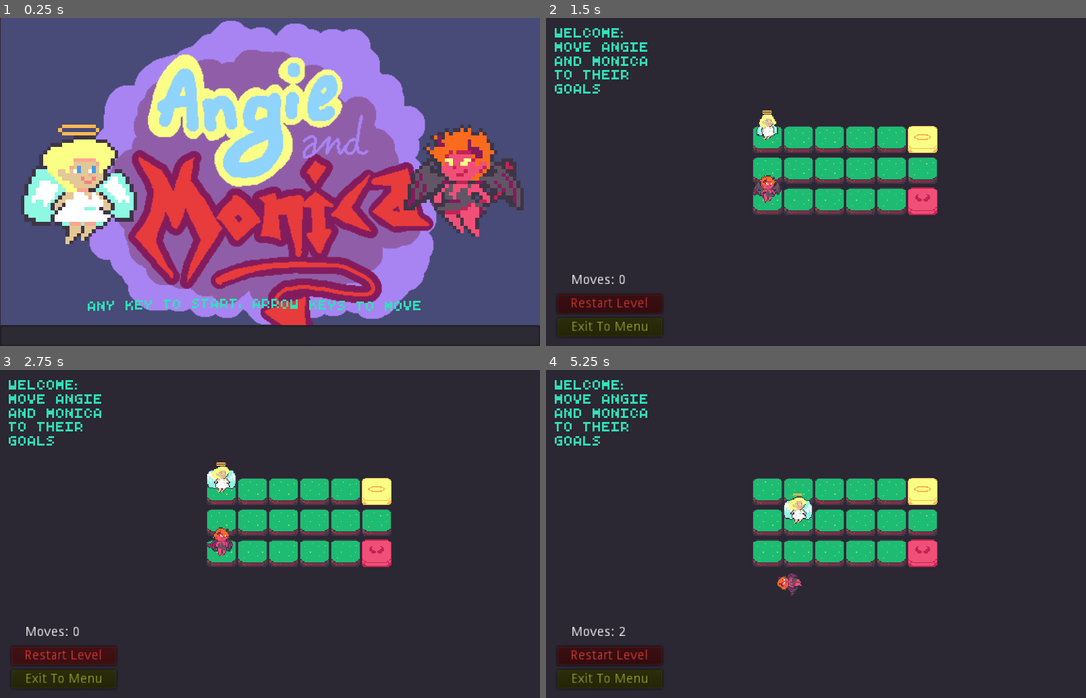
Above: before the commit, frames 1-4 (two rows, left to right).
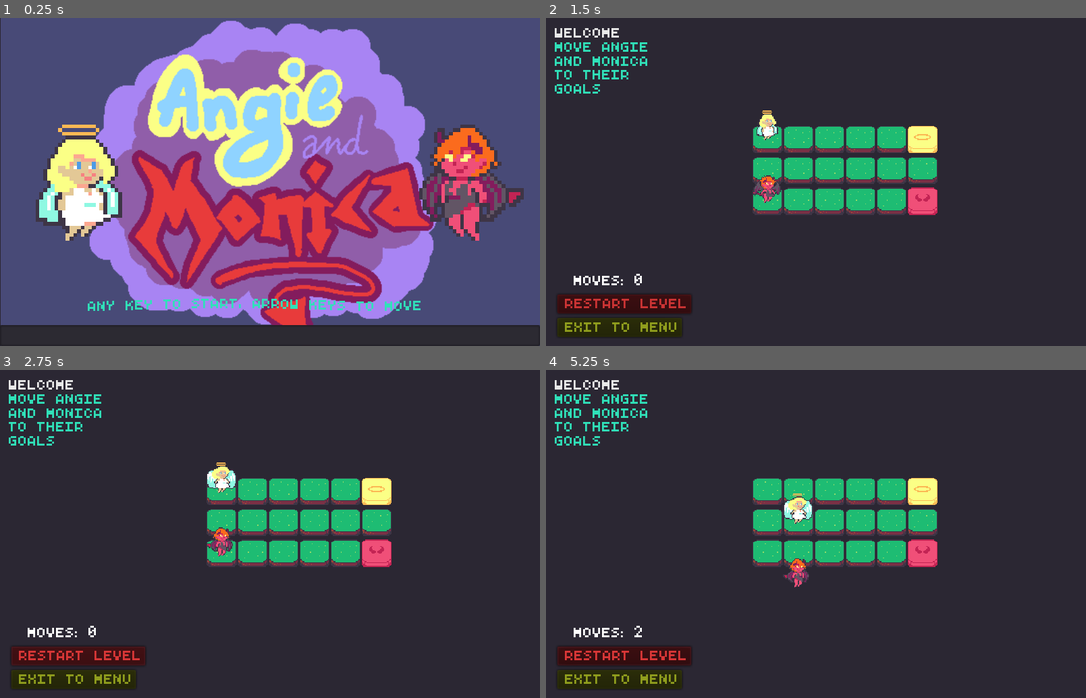
Above: after the commit, the same moments.

Repository: JRo-Robros/Angie-and-Monica
Game: Godot game, scene res://Title.tscn
Two runs of this game, one before a commit and one after it. Both use one fixed random seed, a clock stepped at 60 frames per second and the inputs below.
Inputs (mouse positions are in pixels of both pictures, inside the frame that each line leads up to):
- Up to frame 1 (0.25 s): no input
- Up to frame 2 (1.5 s): click (816, 336) at 0.52 s; type "Alex" at 0.6 s; tap Enter at 1.25 s; move the mouse to (934, 165) at 1.27 s; hold Right (ui_right) from 1.28 s (still down); click (934, 165) at 1.42 s
- Up to frame 3 (2.75 s): release Right (ui_right) at 2 s; click "Restart Level" at 2 s
- Up to frame 4 (5.25 s): click "Restart Level" at 2.75 s; click "Restart Level" at 3.5 s; move the mouse to (708, 550) at 4.27 s; hold Down (ui_down) 4.28-5.03 s; move the mouse to (870, 461) at 5.02 s; hold Right (ui_right) from 5.03 s (still down)

The runs differ from the first frame. In frame 1, 5.9% of the frame differs, in the area x 3-97%, y 32-69%; in frame 2, 1.5%; in frame 3, 1.5%; in frame 4, 1.8%.
Error after the commit: Attempt to call function 'is_playing' in base 'null instance' on a null instance. (res://Scripts/Devil.gd:107)

Commit message:
Level Summary v1

Diff:
--- /dev/null
+++ b/Font.tres
@@ -0,0 +1,6 @@
+[gd_resource type="DynamicFont" load_steps=2 format=2]
+
+[ext_resource path="res://Assets/RETRO_SPACE_INV.ttf" type="DynamicFontData" id=1]
+
+[resource]
+font_data = ExtResource( 1 )
--- a/Game.tscn
+++ b/Game.tscn
@@ -1,19 +1,21 @@
-[gd_scene load_steps=11 format=2]
+[gd_scene load_steps=12 format=2]
 
 [ext_resource path="res://Angel.tscn" type="PackedScene" id=1]
 [ext_resource path="res://Devil.tscn" type="PackedScene" id=2]
 [ext_resource path="res://Scripts/Level.gd" type="Script" id=3]
-[ext_resource path="res://Assets/RETRO_SPACE_INV.ttf" type="DynamicFontData" id=4]
+[ext_resource path="res://Font.tres" type="DynamicFont" id=4]
 [ext_resource path="res://Scripts/Game.gd" type="Script" id=5]
 [ext_resource path="res://Assets/SFX/FallSplat.wav" type="AudioStream" id=6]
 [ext_resource path="res://Assets/SFX/SoftNope.wav" type="AudioStream" id=7]
 [ext_resource path="res://Assets/SFX/Good.wav" type="AudioStream" id=8]
-
-[sub_resource type="DynamicFont" id=1]
-font_data = ExtResource( 4 )
+[ext_resource path="res://Assets/RETRO_SPACE_INV.ttf" type="DynamicFontData" id=9]
 
 [sub_resource type="RectangleShape2D" id=2]
 extents = Vector2( 160, 3 )
+
+[sub_resource type="DynamicFont" id=3]
+size = 24
+font_data = ExtResource( 9 )
 
 [node name="Game" type="Node2D"]
 script = ExtResource( 5 )
@@ -35,8 +37,10 @@
 size_flags_horizontal = 3
 size_flags_vertical = 3
 custom_colors/default_color = Color( 0.188235, 0.882353, 0.72549, 1 )
-custom_fonts/normal_font = SubResource( 1 )
-text = "Level "
+custom_fonts/normal_font = ExtResource( 4 )
+bbcode_enabled = true
+bbcode_text = "Level"
+text = "Level"
 fit_content_height = true
 __meta__ = {
 "_edit_use_anchors_": false
@@ -94,31 +98,32 @@
 "_edit_use_anchors_": false
 }
 
-[node name="VBoxContainer" type="VBoxContainer" parent="."]
+[node name="LevelSummary" type="Panel" parent="."]
 visible = false
 margin_left = 111.0
 margin_top = 1.0
 margin_right = 508.0
 margin_bottom = 346.0
+grow_horizontal = 2
+grow_vertical = 2
+size_flags_horizontal = 3
+size_flags_vertical = 3
+
+[node name="VBoxContainer" type="VBoxContainer" parent="LevelSummary"]
+margin_right = 397.0
+margin_bottom = 345.0
 rect_pivot_offset = Vector2( -374, 182 )
 alignment = 1
 __meta__ = {
 "_edit_use_anchors_": false
 }
 
-[node name="Panel" type="Panel" parent="VBoxContainer"]
+[node name="Breakdown" type="RichTextLabel" parent="LevelSummary/VBoxContainer"]
+margin_top = 154.0
 margin_right = 397.0
-margin_bottom = 345.0
-grow_horizontal = 2
-grow_vertical = 2
-size_flags_horizontal = 3
-size_flags_vertical = 3
-
-[node name="LevelName" type="RichTextLabel" parent="VBoxContainer/Panel"]
-margin_right = 397.0
-margin_bottom = 15.0
+margin_bottom = 166.0
 custom_colors/default_color = Color( 0.188235, 0.882353, 0.72549, 1 )
-custom_fonts/normal_font = SubResource( 1 )
+custom_fonts/normal_font = SubResource( 3 )
 bbcode_enabled = true
 bbcode_text = "[center]Level Summary[/center]"
 text = "Level Summary"
@@ -127,7 +132,34 @@
 "_edit_use_anchors_": false
 }
 
-[node name="FallSplat" type="AudioStreamPlayer" parent="."]
+[node name="Advance" type="Button" parent="LevelSummary/VBoxContainer"]
+margin_left = 158.0
+margin_top = 170.0
+margin_right = 238.0
+margin_bottom = 190.0
+size_flags_horizontal = 4
+size_flags_vertical = 8
+text = "Next Level"
+
+[node name="Spacer" type="Control" parent="LevelSummary/VBoxContainer"]
+margin_right = 3.0
+margin_bottom = 3.0
+rect_min_size = Vector2( 3, 3 )
+
+[node name="Retry" type="Button" parent="LevelSummary/VBoxContainer"]
+self_modulate = Color( 0.909804, 0.231373, 0.231373, 1 )
+margin_left = -99.0
+margin_top = 294.0
+margin_right = 43.0
+margin_bottom = 314.0
+size_flags_horizontal = 4
+size_flags_vertical = 4
+text = "Retry Level"
+__meta__ = {
+"_edit_use_anchors_": false
+}
+
+[node name="FallSplat" type="AudioStreamPlayer" parent="LevelSummary/VBoxContainer"]
 stream = ExtResource( 6 )
 volume_db = 6.0
 
@@ -147,3 +179,5 @@
 [connection signal="body_entered" from="Bounds" to="." method="_on_Bounds_body_entered"]
 [connection signal="pressed" from="Button" to="." method="_reset_level"]
 [connection signal="pressed" from="Button2" to="." method="_on_exittomenu_pressed"]
+[connection signal="pressed" from="LevelSummary/VBoxContainer/Advance" to="." method="advance"]
+[connection signal="pressed" from="LevelSummary/VBoxContainer/Retry" to="." method="_reset_level"]
--- a/Scripts/Game.gd
+++ b/Scripts/Game.gd
@@ -6,7 +6,12 @@
 
 var receive_input := 0
 var level := 1
+var levelName := ""
+var levelDesc := ""
+var levelMoves := 15
+var levelTime := 300
 var moves := 0
+var time := 0
 var game_is_over := false
 
 signal input_received
@@ -65,6 +70,9 @@
 		body.on_tile(0)
 
 func _on_Level_level_initialized():
+	$hud_level.bbcode_text = "[color=#e9e9e9]"+levelName+"[/color]"
+	$hud_level.append_bbcode("\n")
+	$hud_level.append_bbcode(levelDesc)
 	moves = -1
 	increment_moves()
 	game_is_over = false
@@ -74,6 +82,7 @@
 	devil.is_active = true
 
 func _reset_level():
+	$LevelSummary.visible = false
 	receive_input = 0
 	yield(get_tree().create_timer(0.5), "timeout")
 	levelController.reset()
@@ -85,15 +94,29 @@
 	receive_input = 0
 	$Good.play()
 	yield(get_tree().create_timer(0.5), "timeout")
-#	show_level_summary()
+	show_level_summary()
+
+func _on_exittomenu_pressed():
+	return
+
+func show_level_summary():
+	$LevelSummary.visible = true
+	var bd = "[center]Well Done!\n\n"
+	bd += "Moves: " + str(moves) + "\n\n"
+	if moves-levelMoves == 0:
+		bd += "3 Stars"
+	elif moves-levelMoves < 3:
+		bd += "2 Stars"
+	else:
+		bd += "1 Star"
+	bd += "\n\n[/center]"
+
+	$LevelSummary/VBoxContainer/Breakdown.bbcode_text = bd
+	$LevelSummary/VBoxContainer/Advance.grab_focus()
+
+func advance():
+	$LevelSummary.visible = false
 	if LevelsData.level_exists(level):
 		levelController.initialize_level(LevelsData.get_level_data(level))
 	else:
 		print('You win!!')
-
-func _on_exittomenu_pressed():
-	return
-
-#func show_level_summary():
-#	$VBoxContainer.visible = true
-#	$VBoxContainer/ColorRect/LevelName.append_bbcode("/n/nGreat Job!")
--- a/Scripts/Level.gd
+++ b/Scripts/Level.gd
@@ -2,7 +2,7 @@
 
 onready var angel = get_parent().get_node("Angel")
 onready var devil = get_parent().get_node('Devil')
-onready var hud_level = get_parent().get_node('hud_level')
+onready var game = get_parent()
 var level_data:Array
 
 var tile := preload('res://Tile.tscn')
@@ -25,11 +25,12 @@
 		i.queue_free()
 	level_data = _levelData.duplicate(true)
 	move_count = 0
-	hud_level.text = _levelData.pop_back()
-	hud_level.text += ":\n"
-	hud_level.text += _levelData.pop_back()
+	game.levelName = _levelData.pop_back()
+	game.levelDesc = _levelData.pop_back()
 	var moves = _levelData.pop_back()
+	game.levelMoves = moves
 	var time = _levelData.pop_back()
+	game.levelTime = time
 	var angelOrigin = Vector2(_levelData.pop_back(),_levelData.pop_back())
 	var devilOrigin = Vector2(_levelData.pop_back(),_levelData.pop_back())
 	for i in 100:
--- a/Title.tscn
+++ b/Title.tscn
@@ -69,7 +69,7 @@
 position = Vector2( 86, 180 )
 scale = Vector2( 4, 4 )
 frames = SubResource( 5 )
-frame = 1
+frame = 2
 playing = true
 script = ExtResource( 2 )
 
@@ -77,7 +77,7 @@
 position = Vector2( 494, 180 )
 scale = Vector2( 4, 4 )
 frames = SubResource( 10 )
-frame = 1
+frame = 2
 playing = true
 flip_h = true
 script = ExtResource( 2 )
--- a/project.godot
+++ b/project.godot
@@ -65,6 +65,10 @@
 
 "main scene"=false
 
+[gui]
+
+theme/custom_font="res://Font.tres"
+
 [physics]
 
 common/enable_pause_aware_picking=true
